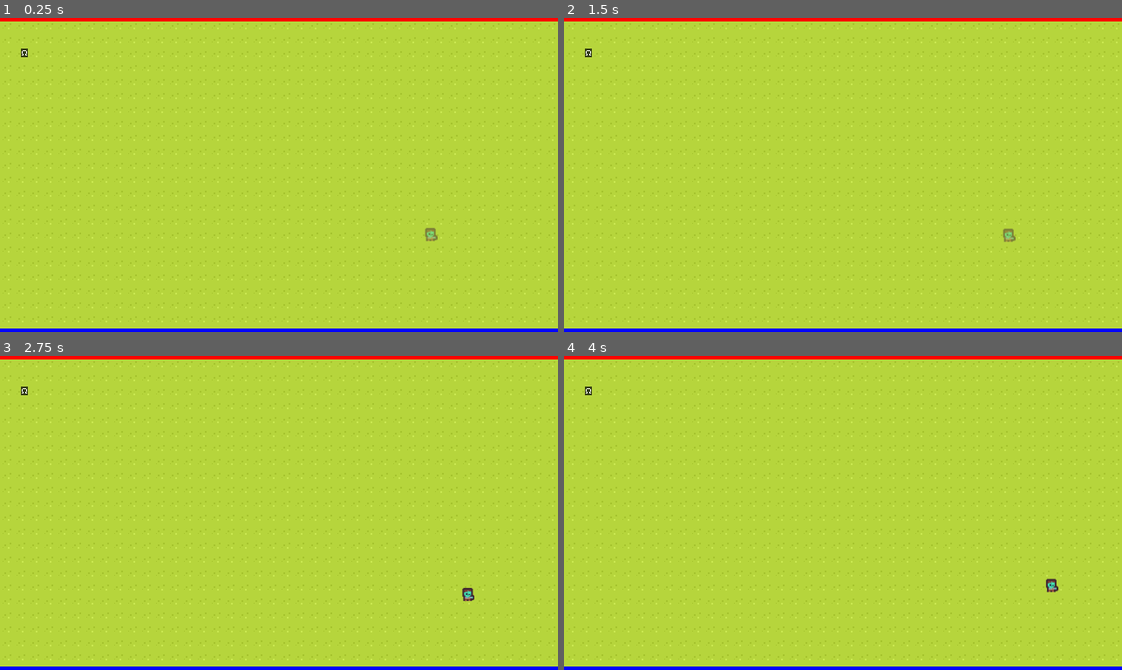
Above: before the commit, frames 1-4 (two rows, left to right).
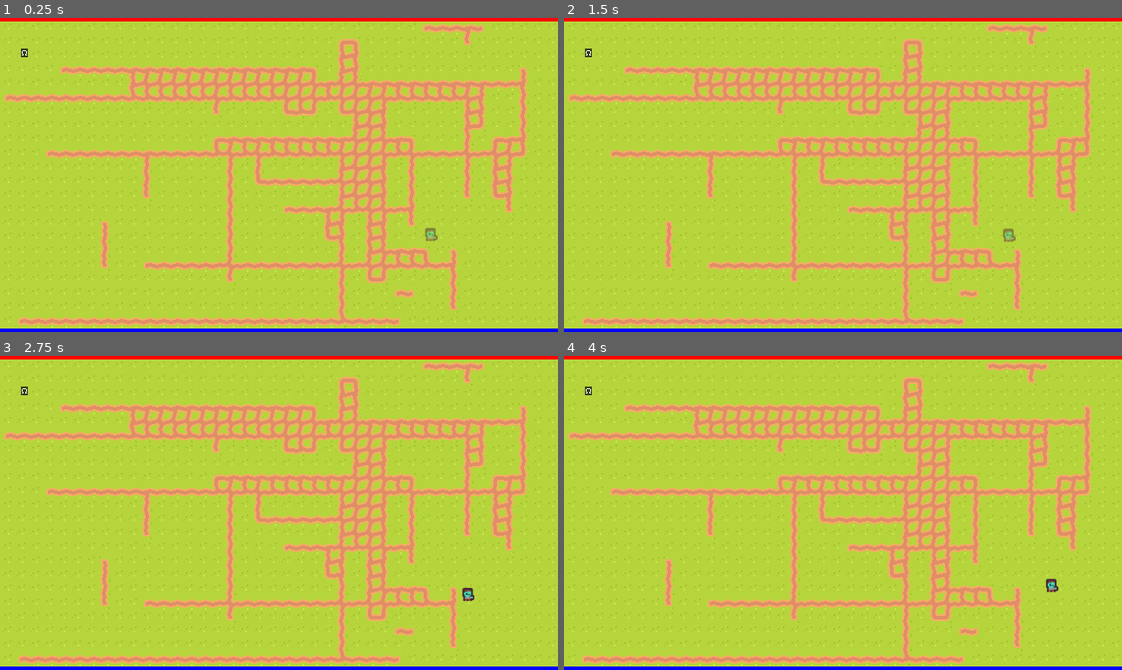
Above: after the commit, the same moments.

Repository: jackokring/here
Game: Godot game, scene res://Scenes/main.tscn
Same seed, same stepped clock (60 frames per second), same inputs: the game is played once before the commit and once after it. Sound files missing from this copy of the repository are replaced by a short silence.
Inputs:
- Up to frame 1 (0.25 s): no input
- Up to frame 2 (1.5 s): tap Enter at 0.5 s; hold Right (ui_right) 0.53-1.28 s; tap Space at 1.25 s; hold Down (ui_down) from 1.28 s (still down)
- Up to frame 3 (2.75 s): release Down (ui_down) at 2.03 s; hold Right (ui_right) from 2.03 s (still down)
- Up to frame 4 (4 s): release Right (ui_right) at 2.78 s; hold Up (ui_up) 2.78-3.53 s; hold Left (ui_left) from 3.53 s (still down)

The runs differ from the first frame. In frame 1, 19% of the frame differs, in the area x 0-95%, y 1-99%; in frame 2, 19%; in frame 3, 19%; in frame 4, 19%.

Commit message:
psycho path-hic

Diff:
--- a/Scripts/atlas.gd
+++ b/Scripts/atlas.gd
@@ -6,11 +6,11 @@
 const paths: Array[Vector2i] = [
 	# 2, 5 and 3, 4 sort of duplicates
 	# of 2, 3 and 1, 4 ... gates?
-	Vector2i(2, 1), Vector2i(4, 5), Vector2i(4, 4), Vector2i(1, 4),
+	Vector2i(0, 2), Vector2i(4, 5), Vector2i(4, 4), Vector2i(1, 4),
 	Vector2i(5, 5), Vector2i(3, 5), Vector2i(3, 3), Vector2i(5, 2),
 	Vector2i(5, 4), Vector2i(1, 5), Vector2i(1, 3), Vector2i(4, 2),
 	Vector2i(2, 3), Vector2i(5, 3), Vector2i(4, 3), Vector2i(2, 4),
 ]
 # collider comparison
-enum { WALL, GRASS }
-const field: Array[Vector2i] = [Vector2i(0, 0), Vector2i(0, 2)]
+enum { WALL, GRASS, PATH }
+const field: Array[Vector2i] = [Vector2i(0, 0), Vector2i(0, 2), Vector2i(2, 1)]
--- a/Scripts/field.gd
+++ b/Scripts/field.gd
@@ -1,13 +1,64 @@
 extends TileMapLayer
+var rand: RandomNumberGenerator = RandomNumberGenerator.new()
 
 # Called when the node enters the scene tree for the first time.
 func _ready() -> void:
-	pass # Replace with function body.
+	make_paths()
 
 # Called every frame. 'delta' is the elapsed time since the previous frame.
 func _process(delta: float) -> void:
 	pass
 
+func make_paths() -> void:
+	# generator based on level
+	rand.seed = hash(Game.level)
+	# total locations
+	var total: int = Global.dim.x * Global.dim.y
+	# 25 to 50%
+	var paths: int = rand.randf_range(0.25, 0.5) * total
+	var done: int = 0
+	while not done > paths:
+		# make a path
+		var vert: bool = bool(rand.randi() % 2)
+		if vert:
+			var start: int = rand.randi_range(0, Global.dim.y - 1)
+			var end: int = rand.randi_range(0, Global.dim.y - 1)
+			var at: int = rand.randi_range(0, Global.dim.x - 1)
+			if start > end:
+				var t: int = end
+				end = start
+				start = t
+			for i in range(start, end + 1):
+				Global.pos_to_newtile(self, Vector2i(at, i), Atlas.field[Atlas.PATH])
+			done += end - start + 1
+		else:
+			var start: int = rand.randi_range(0, Global.dim.x - 1)
+			var end: int = rand.randi_range(0, Global.dim.x - 1)
+			var at: int = rand.randi_range(0, Global.dim.y - 1)
+			if start > end:
+				var t: int = end
+				end = start
+				start = t
+			for i in range(start, end + 1):
+				Global.pos_to_newtile(self, Vector2i(i, at), Atlas.field[Atlas.PATH])
+			done += end - start + 1
+	# now merge based on neighbours
+	for x in range(Global.dim.x):
+		for y in range(Global.dim.y):
+			if not_grass(Vector2i(x, y)):
+				var U: bool = not_grass(Vector2i(x, y - 1))
+				var D: bool = not_grass(Vector2i(x, y + 1))
+				var L: bool = not_grass(Vector2i(x - 1, y))
+				var R: bool = not_grass(Vector2i(x + 1, y))
+				var i: int = int(U) + int(D) * 2 + int(L) * 4 + int(R) * 8
+				# combined path join
+				Global.pos_to_newtile(self, Vector2i(x, y), Atlas.paths[i])
+
+func not_grass(pos: Vector2i) -> bool:
+	var c: Vector2i = Global.pos_to_tile(self, pos)
+	# not empty grass or wall so path at this point
+	return (c != Atlas.field[Atlas.GRASS]) and (c != Atlas.field[Atlas.WALL])
+
 # TileMapLayer collision kinematics
 func use_atlas():
 	return Atlas.field
